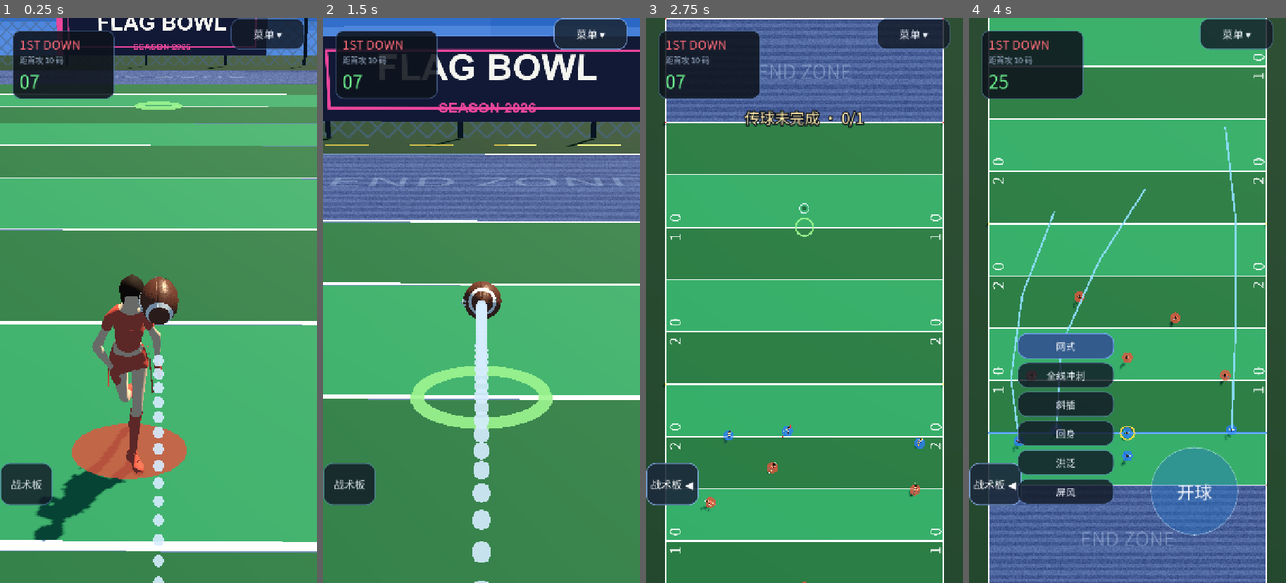
Above: before the commit, frames 1-4 (left to right).
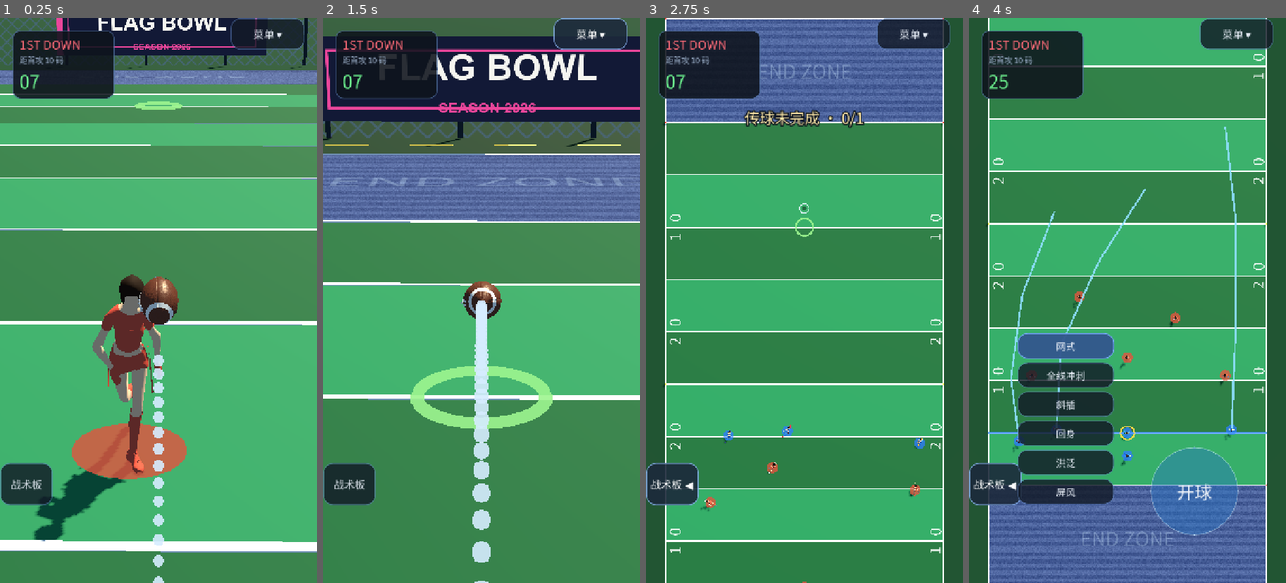
Above: after the commit, the same moments.

Repository: Fanda-81/FF-FlagFootball-Game
Game: Godot game, scene res://tools/ballfocus.tscn
The game is run twice, just before and just after one commit, with the same random seed, the same clock (stepped at 60 frames per second) and the same inputs. This scene is started directly instead of the project's main scene.
Inputs:
- Up to frame 1 (0.25 s): no input
- Up to frame 2 (1.5 s): click "菜单 ▾" at 0.5 s; click "菜单 ▴" at 1.25 s
- Up to frame 3 (2.75 s): click "战术板" at 2 s
- Up to frame 4 (4 s): click "战术板 ◀" at 2.75 s; click "战术板 ▶" at 3.5 s

The runs differ from the first frame. In frame 1, 1.3% of the frame differs, in the area x 0-100%, y 0-7%; in frame 2, 2.3%, in the area x 0-100%, y 0-4%; in frame 3, less than 0.1%; in frame 4, less than 0.1%.

Commit message:
Outer ground 620m + two empty side fields

Diff:
--- a/scripts/main.gd
+++ b/scripts/main.gd
@@ -273,6 +273,85 @@
 	# 天空绕 Y 转一点，让太阳落在球场侧后方
 	_environment.sky_rotation = Vector3(deg_to_rad(-7.0), deg_to_rad(120.0), 0.0)
 
+
+# =============================================================================
+# 外围大地面 + 左右各两块训练场（没有人）
+# =============================================================================
+
+const SIDE_FIELD_X := 62.0
+const GROUND_SIZE := 620.0
+
+
+func _build_surrounding_fields() -> void:
+	# 1) 一张超大的草地，把"天空"挡在地平线以外
+	var ground := MeshInstance3D.new()
+	ground.name = "OuterGround"
+	var plane := PlaneMesh.new()
+	plane.size = Vector2(GROUND_SIZE, GROUND_SIZE)
+	ground.mesh = plane
+	var grass := StandardMaterial3D.new()
+	grass.albedo_color = Color("123a24")
+	grass.roughness = 1.0
+	ground.material_override = grass
+	ground.position = Vector3(0.0, -0.04, 25.0)
+	add_child(ground)
+
+	# 2) 左右各两块空球场（只有地面和线，没有球员看台）
+	for side in [-1.0, 1.0]:
+		for offset in [-1.0, 1.0]:
+			_build_empty_field(Vector3(side * SIDE_FIELD_X, 0.0, 25.0 + offset * 78.0))
+
+
+func _build_empty_field(center: Vector3) -> void:
+	var root := Node3D.new()
+	root.name = "EmptyField"
+	root.position = center
+	add_child(root)
+
+	var turf := MeshInstance3D.new()
+	var plane := PlaneMesh.new()
+	plane.size = Vector2(30.0, 74.0)
+	turf.mesh = plane
+	var grass := StandardMaterial3D.new()
+	grass.albedo_color = Color("1f7a45")
+	grass.roughness = 0.95
+	turf.material_override = grass
+	turf.position = Vector3(0.0, 0.0, 0.0)
+	root.add_child(turf)
+
+	# 端区（蓝色）
+	for zone_z in [-33.0, 33.0]:
+		var zone := MeshInstance3D.new()
+		var zone_plane := PlaneMesh.new()
+		zone_plane.size = Vector2(30.0, 8.0)
+		zone.mesh = zone_plane
+		var blue := StandardMaterial3D.new()
+		blue.albedo_color = Color("25406e")
+		zone.material_override = blue
+		zone.position = Vector3(0.0, 0.01, zone_z)
+		root.add_child(zone)
+
+	# 白线：边线 + 每 5 码一条
+	var white := StandardMaterial3D.new()
+	white.albedo_color = Color("e8eef7")
+	white.shading_mode = BaseMaterial3D.SHADING_MODE_UNSHADED
+	for x in [-15.0, 15.0]:
+		var line := MeshInstance3D.new()
+		var box := BoxMesh.new()
+		box.size = Vector3(0.18, 0.02, 74.0)
+		line.mesh = box
+		line.material_override = white
+		line.position = Vector3(x, 0.02, 0.0)
+		root.add_child(line)
+	for i in range(-6, 7):
+		var line := MeshInstance3D.new()
+		var box := BoxMesh.new()
+		box.size = Vector3(30.0, 0.02, 0.14)
+		line.mesh = box
+		line.material_override = white
+		line.position = Vector3(0.0, 0.02, float(i) * 5.0)
+		root.add_child(line)
+
 func _build_environment() -> void:
 	var world_environment := WorldEnvironment.new()
 	var environment := Environment.new()
@@ -285,6 +364,7 @@
 	world_environment.environment = environment
 	add_child(world_environment)
 
+	_build_surrounding_fields()
 	_build_sky_dome()
 
 	var sun := DirectionalLight3D.new()
Binary file changed: docs/screenshot-spectator.png
Not shown, changed: build/web/index.pck
